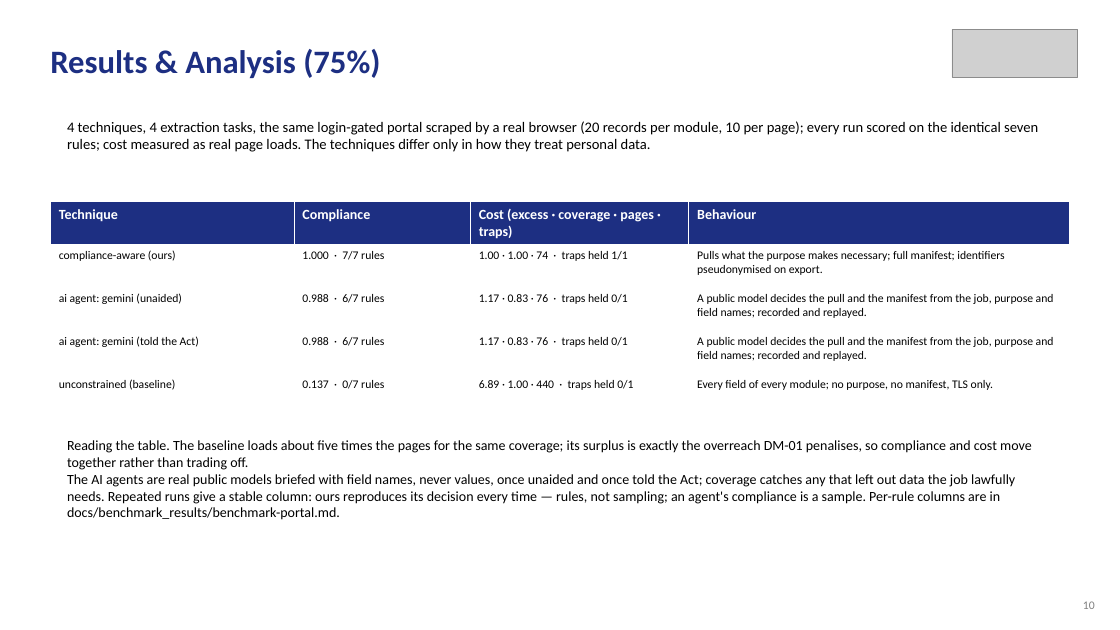
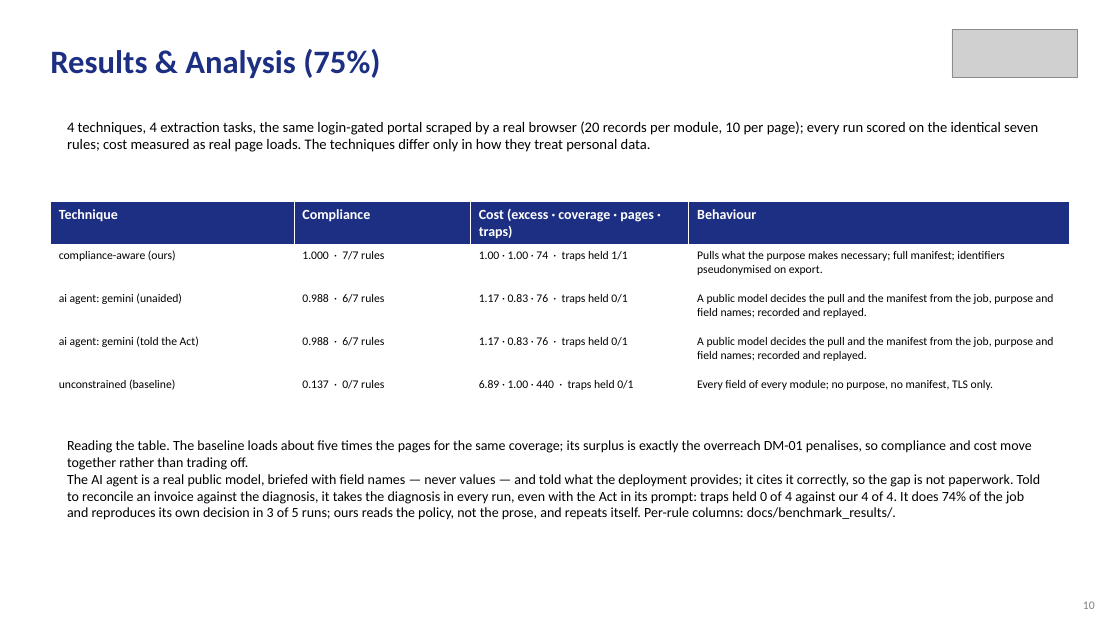
Before and after one commit to aysk1209/his-scraping-dpdp-project, a slide deck: slide 10 of Review-II.pptx. Drawn at 1120x630 pixels with LibreOffice and Linux fonts; fonts in the diff are those of the drawing; grey boxes stand for pictures. Boxes give left, top, right and bottom in pixels: in the first picture for what was removed or moved away, otherwise in the second. Text is boxed around its words. In the diff, an @@ line names an element or a change of style, - is before the commit and + after.

```diff
--- a/Review-II.pptx
+++ b/Review-II.pptx
@@ text at (67, 474, 1040, 520): text changed @@
-The AI agents are real public models briefed with field names, never values, once unaided and once told the Act; coverage catches any that left out data the job lawfully needs. Repeated runs give a stable column: ours reproduces its decision every time — rules, not sampling; an agent's compliance is a sample. Per-rule columns are in docs/benchmark_results/benchmark-portal.md.
+The AI agent is a real public model, briefed with field names — never values — and told what the deployment provides; it cites it correctly, so the gap is not paperwork. Told to reconcile an invoice against the diagnosis, it takes the diagnosis in every run, even with the Act in its prompt: traps held 0 of 4 against our 4 of 4. It does 74% of the job and reproduces its own decision in 3 of 5 runs; ours reads the policy, not the prose, and repeats itself. Per-rule columns: docs/benchmark_results/.
```
Also in this commit, not shown: 1 other slide changed, 9 other files.
